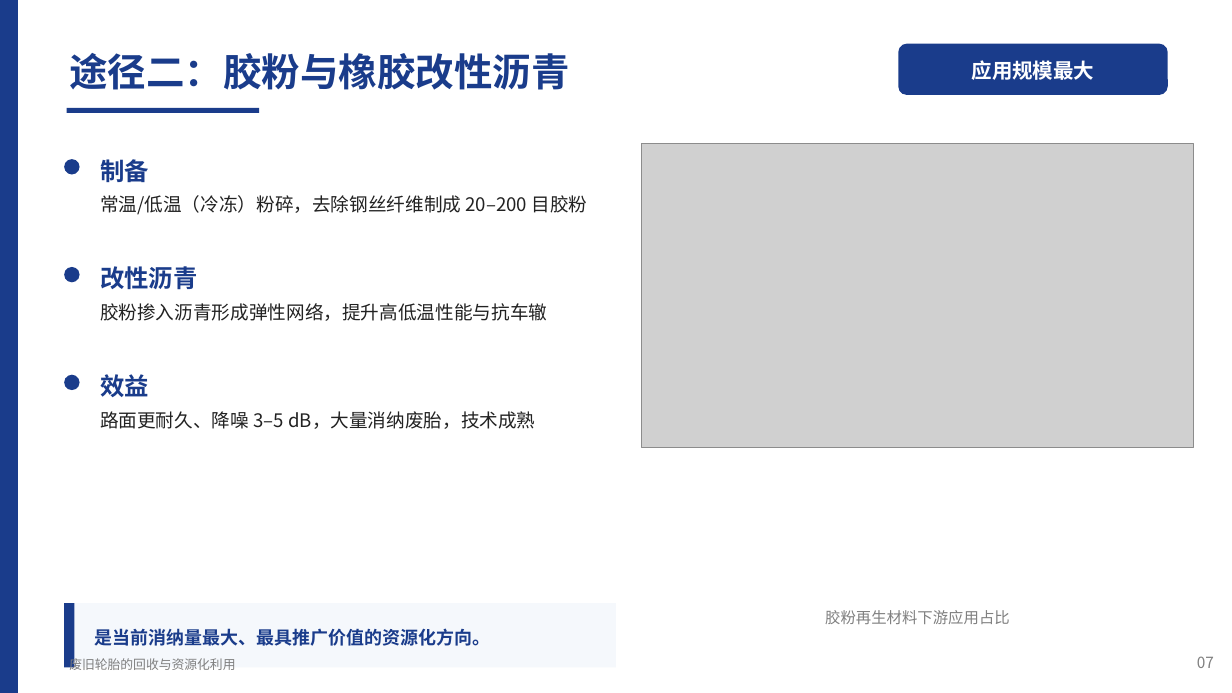
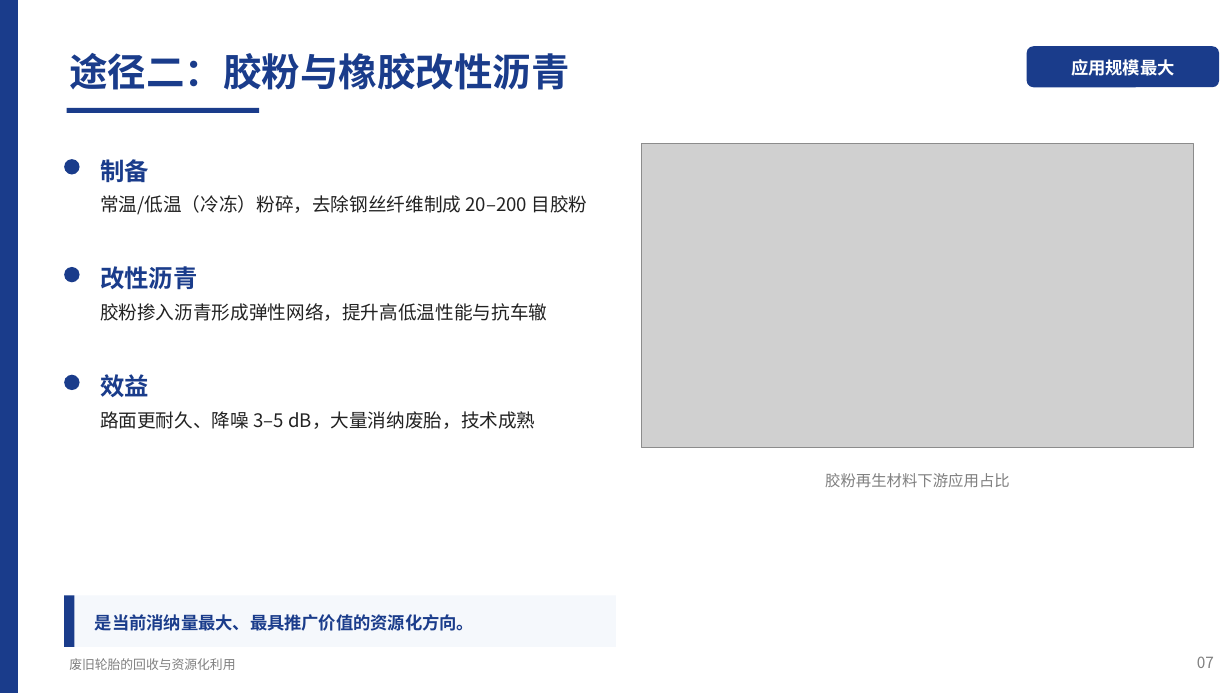
Before and after one commit to tldsnhzrs/ppt4, a slide deck: slide 13 of presentation/废旧轮胎的回收与资源化利用.pptx. Drawn at 1232x693 pixels with LibreOffice and Linux fonts; fonts in the diff are those of the drawing; grey boxes stand for pictures. Boxes give left, top, right and bottom in pixels: in the first picture for what was removed or moved away, otherwise in the second. Text is boxed around its words. In the diff, an @@ line names an element or a change of style, - is before the commit and + after.

```diff
--- a/presentation/废旧轮胎的回收与资源化利用.pptx
+++ b/presentation/废旧轮胎的回收与资源化利用.pptx
@@ rounded rectangle "应用规模最大": place and size @@
-rounded rectangle "应用规模最大" at <box>898,43,1168,95</box>
+rounded rectangle "应用规模最大" at <box>1027,46,1219,87</box>
@@ rounded rectangle "应用规模最大" at <box>1027,46,1219,87</box>: size 16 to 13.5 pt @@
@@ text "胶粉再生材料下游应用占比": place and size @@
-text "胶粉再生材料下游应用占比" at <box>825,610,1010,624</box>
+text "胶粉再生材料下游应用占比" at <box>825,473,1010,487</box>
@@ rectangle: place and size @@
-rectangle at <box>64,604,616,667</box>
+rectangle at <box>64,595,616,647</box>
@@ rectangle: place and size @@
-rectangle at <box>64,604,74,667</box>
+rectangle at <box>64,595,74,647</box>
@@ text "是当前消纳量最大、最具推广价值的资源化方向。": place and size @@
-text "是当前消纳量最大、最具推广价值的资源化方向。" at <box>95,628,491,646</box>
+text "是当前消纳量最大、最具推广价值的资源化方向。" at <box>95,614,474,631</box>
@@ text "是当前消纳量最大、最具推广价值的资源化方向。" at <box>95,614,474,631</box>: size 14 to 13.5 pt; line spacing 1.15 to 1.1 @@
```
Also in this commit, not shown: 8 other slides changed, 3 other files.
